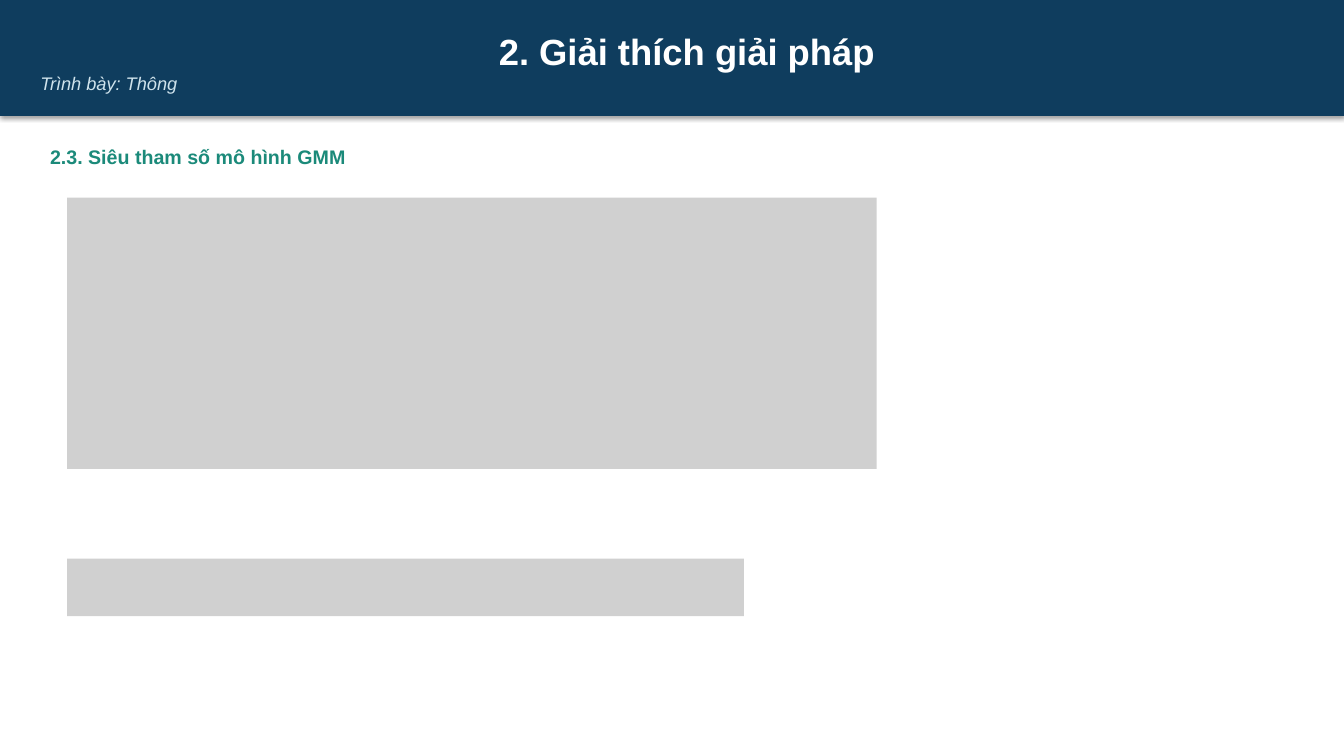
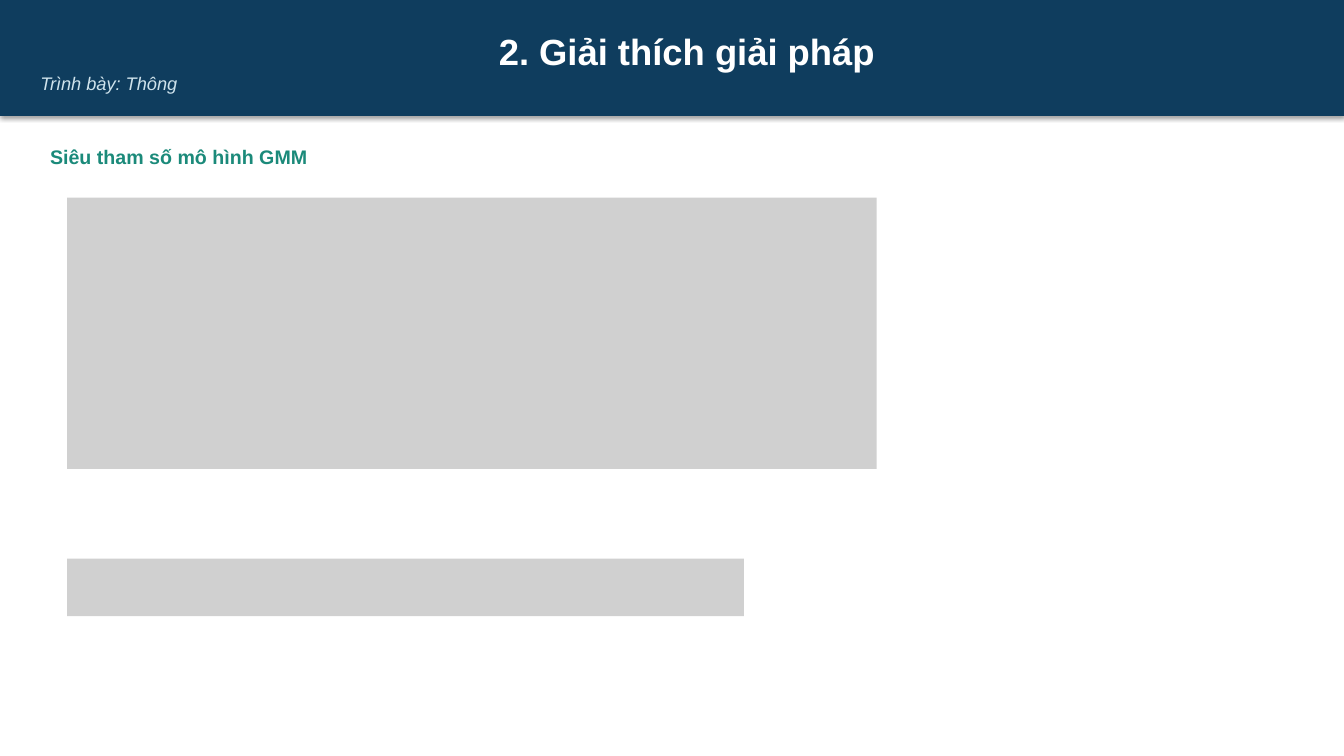
Before and after one commit to dinhdatthong1809/gaussian-mixture-model, a slide deck: slide 42 of Slide.pptx (slide 43 before the commit). Drawn at 1344x756 pixels with LibreOffice and Linux fonts; fonts in the diff are those of the drawing; grey boxes stand for pictures. Boxes give left, top, right and bottom in pixels: in the first picture for what was removed or moved away, otherwise in the second. Text is boxed around its words. In the diff, an @@ line names an element or a change of style, - is before the commit and + after.

```diff
--- a/Slide.pptx
+++ b/Slide.pptx
@@ text at [50,149,307,165]: text changed @@
-2.3. Siêu tham số mô hình GMM
+Siêu tham số mô hình GMM
```
Also in this commit, not shown: 7 other slides changed, 4 slides added.
